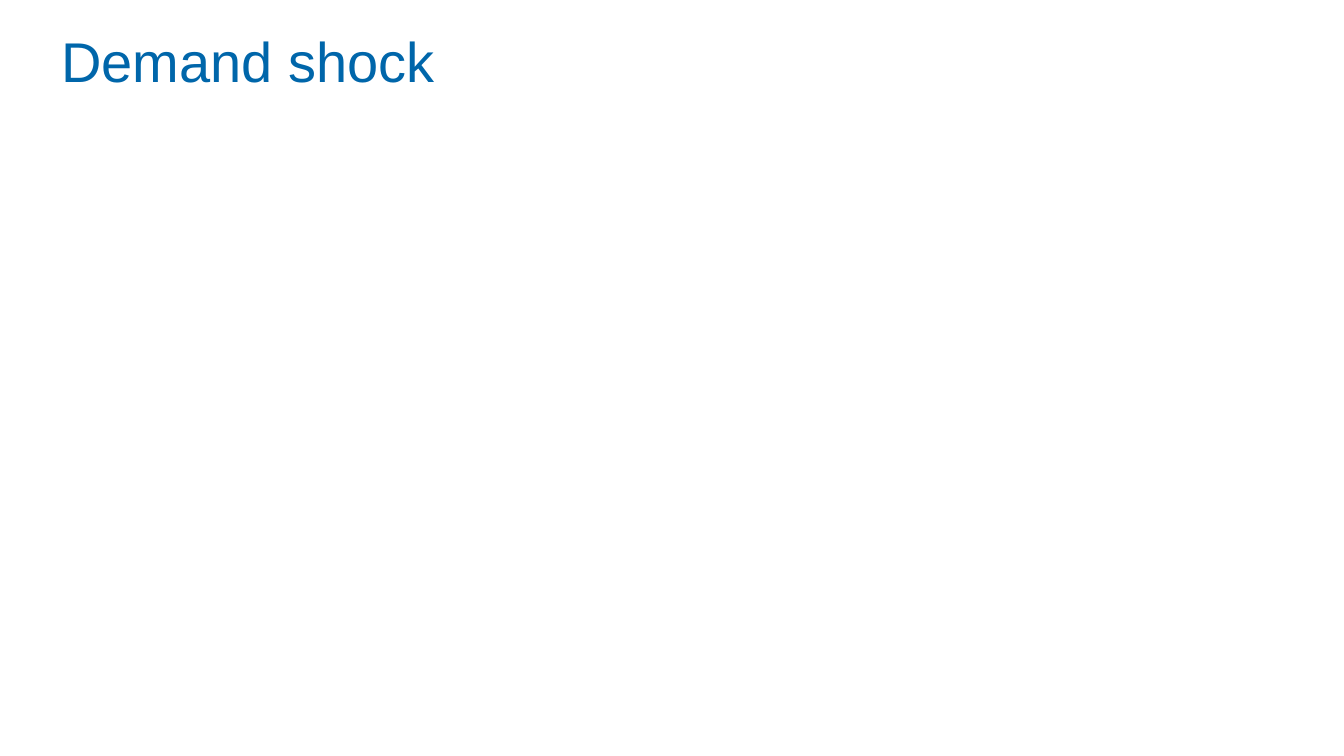
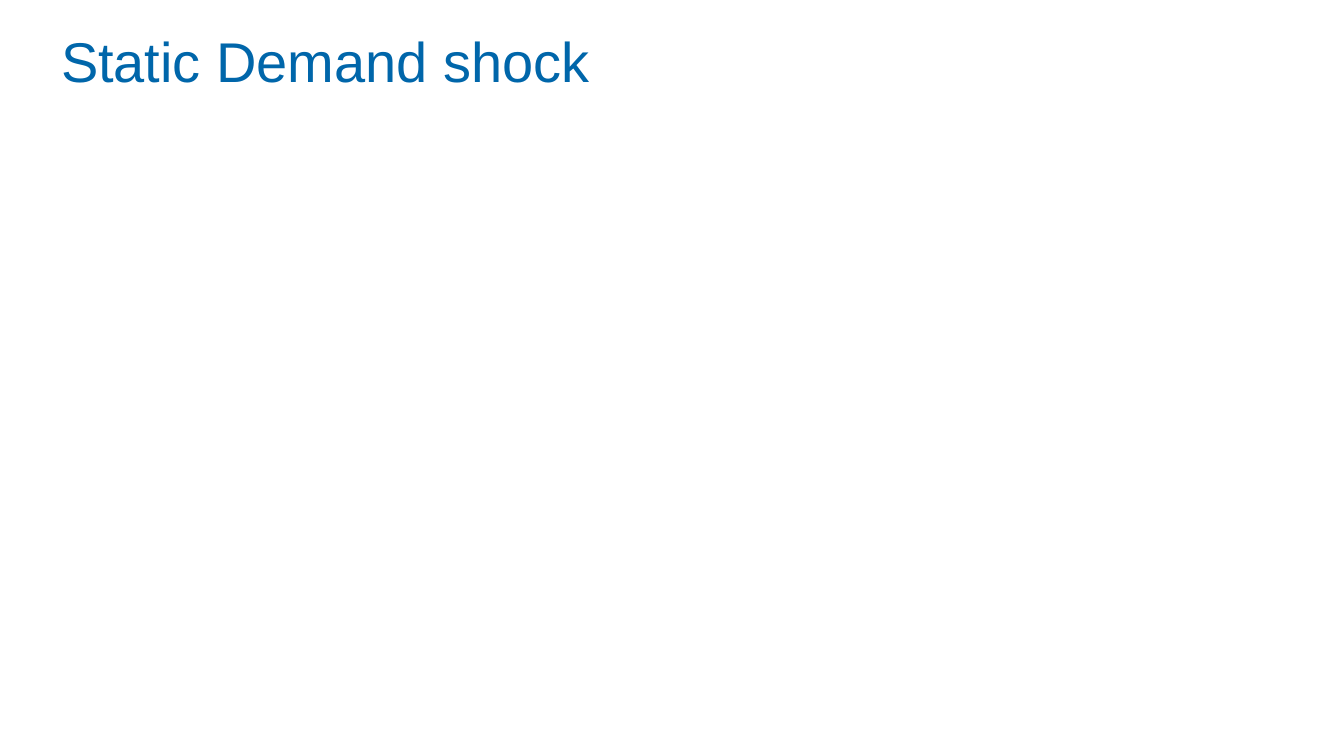
Before and after one commit to Zjub/TVHENZ, a slide deck: slide 13 of MF coordination/SI_game/Monetary and Fiscal Policy Coordination.pptx. Drawn at 1344x756 pixels with LibreOffice and Linux fonts; fonts in the diff are those of the drawing; grey boxes stand for pictures. Boxes give left, top, right and bottom in pixels: in the first picture for what was removed or moved away, otherwise in the second. Text is boxed around its words. In the diff, an @@ line names an element or a change of style, - is before the commit and + after.

```diff
--- a/MF coordination/SI_game/Monetary and Fiscal Policy Coordination.pptx
+++ b/MF coordination/SI_game/Monetary and Fiscal Policy Coordination.pptx
@@ title at box(61, 41, 589, 83): text changed @@
-Demand shock
+Static Demand shock
```
Also in this commit, not shown: 11 other slides changed, 2 slides added.
